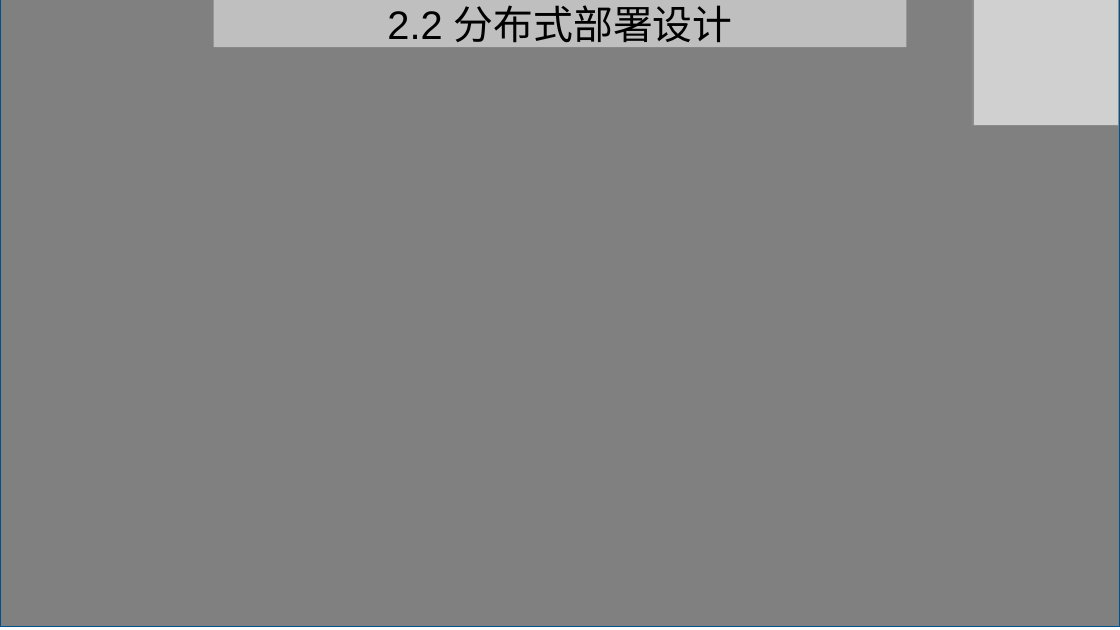
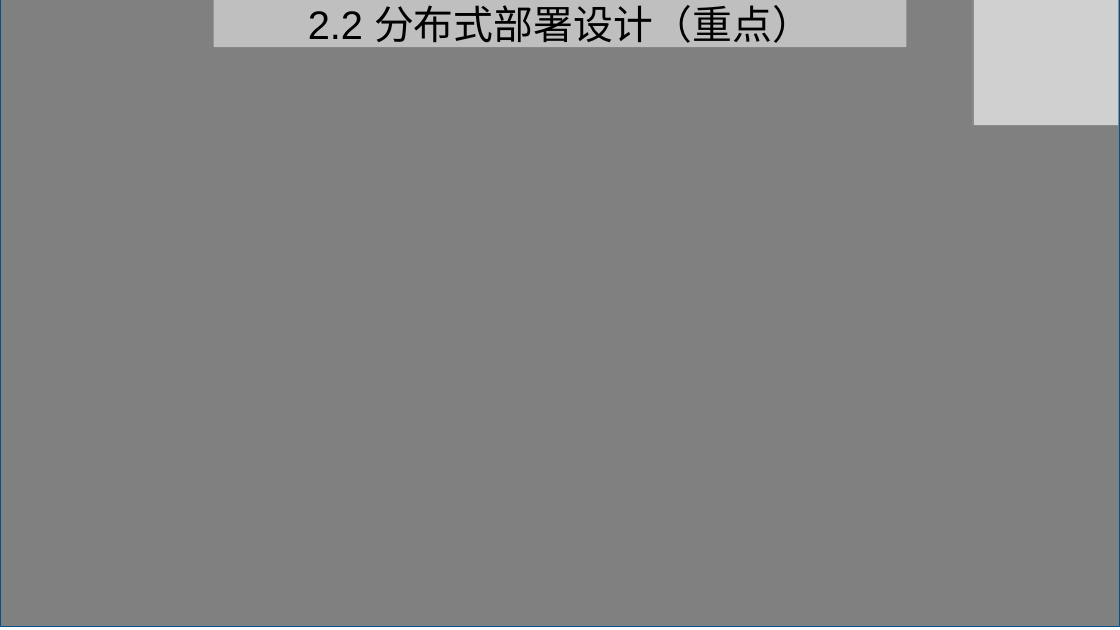
Before and after one commit to dengdengkai/graduation_final, a slide deck: slide 12 of 附件（本册存放系统源码（可运行的工程文件）+答辩PPT）/20153160653_邓凯_毕业设计最终答辩PPT.pptx. Drawn at 1120x630 pixels with LibreOffice and Linux fonts; fonts in the diff are those of the drawing; grey boxes stand for pictures; background and template pictures are left out. Boxes give left, top, right and bottom in pixels: in the first picture for what was removed or moved away, otherwise in the second. Text is boxed around its words. In the diff, an @@ line names an element or a change of style, - is before the commit and + after.

```diff
--- a/附件（本册存放系统源码（可运行的工程文件）+答辩PPT）/20153160653_邓凯_毕业设计最终答辩PPT.pptx
+++ b/附件（本册存放系统源码（可运行的工程文件）+答辩PPT）/20153160653_邓凯_毕业设计最终答辩PPT.pptx
@@ text in rectangle at (308,5,812,50): text changed @@
-2.2 分布式部署设计
+2.2 分布式部署设计（重点）
```
Also in this commit, not shown: 11 other slides changed, 2 other files.
